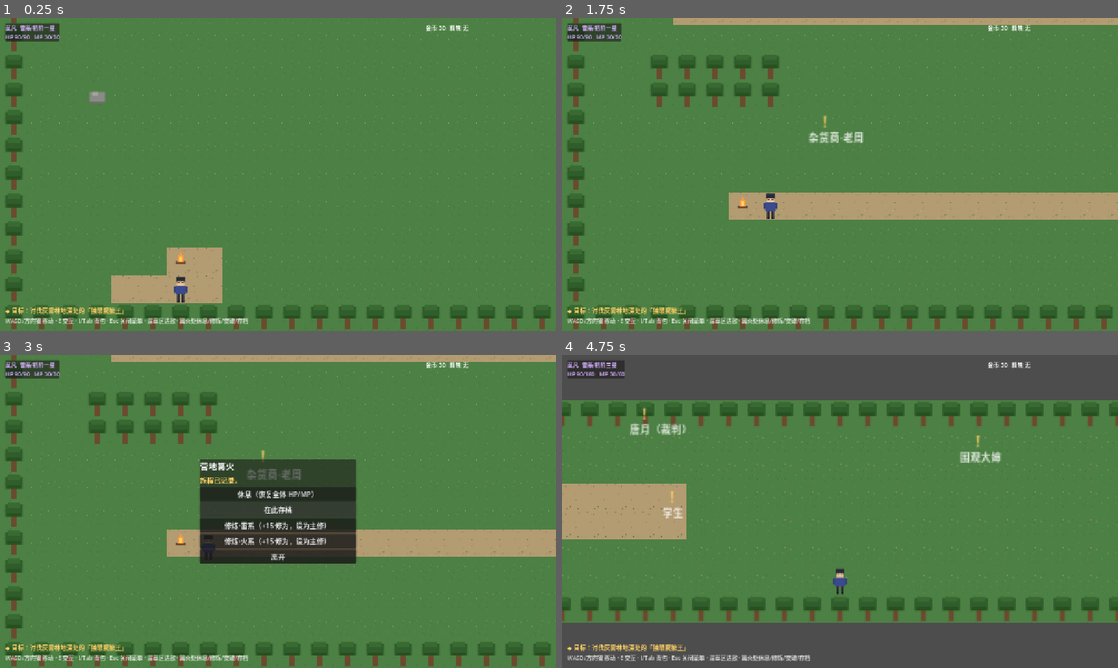
Above: before the commit, frames 1-4 (two rows, left to right).
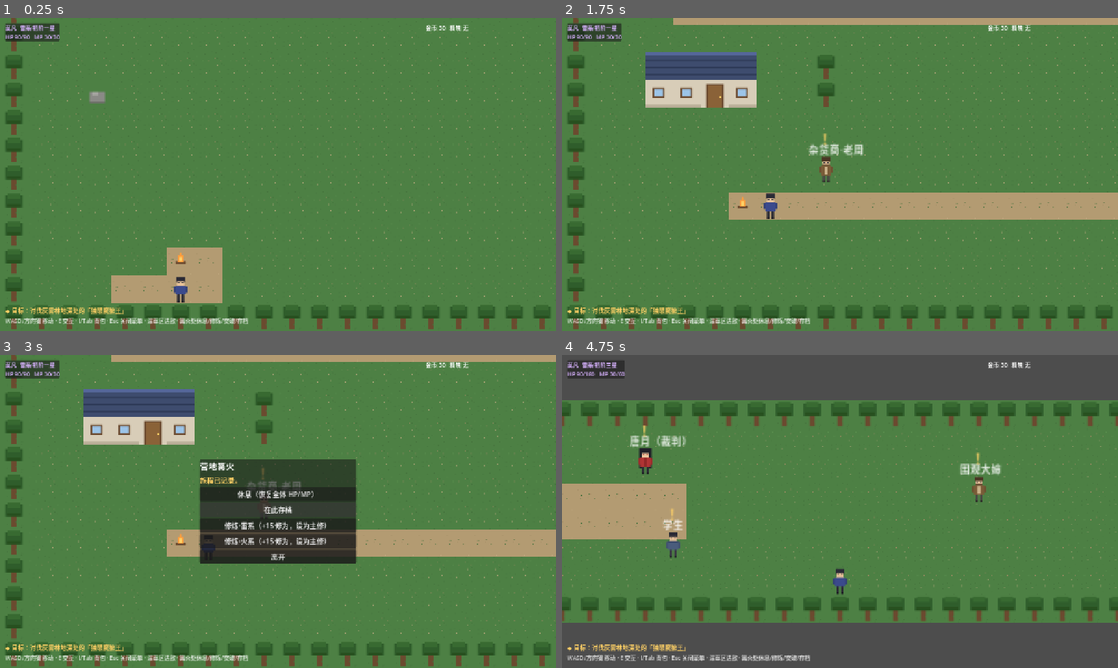
Above: after the commit, the same moments.

Repository: Lydocan/FullTimeMagic
Game: Godot game, scene res://tools/scene_smoke.tscn
Two runs of this game, one before a commit and one after it. Both use one fixed random seed, a clock stepped at 60 frames per second and the inputs below. This scene is started directly instead of the project's main scene.
Inputs (mouse positions are in pixels of both pictures, inside the frame that each line leads up to):
- Up to frame 1 (0.25 s): no input
- Up to frame 2 (1.75 s): tap Enter (ui_accept) at 0.5, 0.77 s; move the mouse to (962, 158) at 0.52 s; hold D (move_right) 0.53-1.25 s; hold E (interact) 0.53-1.25 s; click (962, 158) at 0.67 s; click "休息（恢复全体 HP/MP）" at 1.25 s
- Up to frame 3 (3 s): tap Enter (ui_accept) at 2, 2.27 s; move the mouse to (166, 527) at 2.02 s; hold S (move_down) 2.03-2.75 s; tap Space (attack) at 2.1 s; tap E (interact) at 2.3 s; click "在此存档" at 2.75 s
- Up to frame 4 (4.75 s): tap Enter (ui_accept) at 3.5 s; move the mouse to (895, 442) at 3.52 s; hold D (move_right) 3.53-4.25 s; hold Z (boost_cycle) 3.53-4.25 s; tap E (interact) at 3.8 s; click "修炼·雷系（+15 修为，设为主修）" at 4.25 s

The runs differ from the first frame. In frame 1, 1.1% of the frame differs, in the area x 2-100%, y 0-91%; in frame 2, 5.8%, in the area x 2-100%, y 0-90%; in frame 3, 5.2%; in frame 4, 2.2%.

Commit message:
feat: 博城建筑像素化与 NPC 交互取舍——按 E 对话、宇昂常驻、目标提示实时刷新
试玩反馈四连修：

- NPC 立绘缺失（真 bug）：npc.gd 只建了碰撞体+名字+「!」，texture
  参数一路传递却从未建 Sprite2D——补建精灵，脚底贴地偏移
- 学校像素化：瓦片集 6→11 种，新增 F(蓝瓦屋顶)/B(墙体)/D(门)/
  C(校舍红瓦)/U(尖塔) 均带碰撞；博城树块建筑全部换成立面——
  天澜高中为红瓦尖塔大楼（双塔+金顶饰），六栋民居蓝瓦立面
- NPC 交互取舍：对话一律按 E 主动触发（头顶「!」提示），移除
  穆宁雪/宇昂/唐月的隐形接近触发圈；场景事件（开场/决战台/
  狼王尸变）保留自动演出
- 宇昂生命周期：退场条件从"挑衅完"改为"决斗结束"（剧情离场），
  期间常驻校门口按阶段给闲聊台词
- 狼王→决斗衔接：前半完文案不再列"后续将推进"清单，唐月明示
  "打赢宇昂，地圣泉名额就是你的"，系统行指路天澜高中门口
- 修复目标提示滞留：剧情事件推进旗标后 HUD 不刷新（run_event
  收尾补 _refresh_hud），狼王战后旧目标一直挂到换图

- 场景冒烟 +3 项断言：靠近不自动触发/按 E 触发对话/事件后目标
  提示刷新；NPC 立绘渲染断言；108 项冒烟 + 14 项场景冒烟全绿
- lessons.md：踩坑 11（texture 传递≠消费，存在性校验≠生效校验）；
  P23 补目标提示滞留复发记录；踩坑 1 补护栏复发拦截记录
- 冒烟旗标表与教学战回归测试同步交互取舍

Co-Authored-By: Claude <noreply@anthropic.com>

Diff:
--- a/src/story/story_events.gd
+++ b/src/story/story_events.gd
@@ -91,7 +91,7 @@
 	await Dialogue.say("宇昂", "哟，这不是穆家的……未婚夫吗？双系觉醒，很风光啊。", COL_YU)
 	await Dialogue.say("宇昂", "可惜。博城能去地圣泉的名额只有一个。毕业决斗上，我会当众碾碎你的雷火把戏。", COL_YU)
 	await Dialogue.say("莫凡", "决斗台上见。到时候别哭。", COL_MO)
-	await Dialogue.say("", "（毕业决斗将在第一章后半上演——当前版本可先去城北林地修炼。）", COL_SYS)
+	await Dialogue.say("", "（宇昂虎视眈眈——先去灰雾林地变强，前路自会展开。）", COL_SYS)
 	ctx.set_flag("ch1_yuang_done")
 	ctx.unlock_player()
 
@@ -104,19 +104,27 @@
 	await Dialogue.say("唐月", "狼王的独眼在死后仍泛着紫光……这不是天然生成的妖兽。", COL_TANG)
 	await Dialogue.say("唐月", "有人在操控妖魔。这股气息……和传闻中「黑教廷」的手法很像。", COL_TANG)
 	await Dialogue.say("莫凡", "黑教廷？", COL_MO)
-	await Dialogue.say("唐月", "此事我会呈报判庭。你先回城休整——变强的路，还很长。", COL_TANG)
-	await Dialogue.say("", "—— 第一章·前半 完 ——\n（后续将推进：地圣泉修行、毕业决斗、博城之变）", COL_SYS)
+	await Dialogue.say("唐月", "此事我会呈报判庭。倒是你——回城之后，还有一件未了的事吧？", COL_TANG)
+	await Dialogue.say("莫凡", "嗯。跟宇昂的账——毕业决斗。", COL_MO)
+	await Dialogue.say("唐月", "以你如今猎杀狼王的身手，正好去会一会他。打赢他，地圣泉的名额就是你的。", COL_TANG)
+	await Dialogue.say("", "—— 第一章·前半 完 ——\n（去天澜高中门口，与宇昂做个了断）", COL_SYS)
 	ctx.set_flag("chapter1_half_done")
 	ctx.unlock_player()
 
 
-## 天澜高中门口：先宇昂挑衅，第一章前半完后触发毕业决斗约定。
+## 天澜高中门口：先宇昂挑衅，第一章前半完后触发毕业决斗约定；
+## 平时靠近给闲聊台词（宇昂在决斗结束、剧情离场前一直站在校门口）。
 static func school_gate(ctx) -> void:
 	if not ctx.flag("ch1_yuang_done"):
 		await yu_ang_taunt(ctx)
 		return
 	if not ctx.flag("duel_intro_done") and ctx.flag("chapter1_half_done"):
 		await graduation_duel_intro(ctx)
+		return
+	if ctx.flag("chapter1_half_done"):
+		await Dialogue.say("宇昂", "台上见分晓的话，我已经说完了。磨蹭什么？", COL_YU)
+		return
+	await Dialogue.say("宇昂", "地圣泉的名额只有一个。你练得再久，也只是给我递刀。", COL_YU)
 
 
 ## 毕业决斗·约定：天澜高中门口，赌上地圣泉名额（M3.1）。
--- a/src/world/bo_city/bo_city.gd
+++ b/src/world/bo_city/bo_city.gd
@@ -1,7 +1,7 @@
 extends "res://src/world/map_base.gd"
-## 博城：第一章主城。莫家（篝火/存档）、街道、天澜高中。
+## 博城：第一章主城。莫家（篝火/存档）、街道、天澜高中（红瓦尖塔大建筑）。
 ## 城内无遇敌；北门通灰雾林地。
-## 占位美术期：树块代表房屋与围墙，正式地图换编辑器制作。
+## 占位美术期：民居用 F(屋顶)/B(墙)/D(门)，学校用 C(红瓦)/U(尖塔)，树块为围墙。
 ##
 ## 注意：继承与剧情事件均按路径 preload，不依赖 class_name 全局缓存，
 ## 避免 .godot 缓存过期时报 "Could not find base class"。
@@ -10,21 +10,21 @@
 
 const MAP := [
 	"TTTTTTTTTT", "TTTTTTTTTT", "GTTTTTTTTT", "TTTTTTTTTT",
-	"TGGGGGGGGG", "GGGGGGGGGG", "PGGGGGGGGG", "GGGGGGGGGT",
-	"TGGGGGGGGG", "GTTTTTTGGG", "PGGGGGGGGG", "GGGGGGGGGT",
-	"TGGGGGGGGG", "GTTTTTTGGG", "PGGGGGGGGG", "GGGGGGGGGT",
-	"TGGGGGGGGG", "GTTTTTTGGG", "PGGGGGGGGG", "GGGGGGGGGT",
+	"TGGGGGGGGG", "GGGUUGGGGG", "PGGGGGGGGG", "GGGGGGGGGT",
+	"TGGGGGGGGG", "GCCCCCCGGG", "PGGGGGGGGG", "GGGGGGGGGT",
+	"TGGGGGGGGG", "GBBBBBBGGG", "PGGGGGGGGG", "GGGGGGGGGT",
+	"TGGGGGGGGG", "GBBDBBBGGG", "PGGGGGGGGG", "GGGGGGGGGT",
 	"TGGGGGGGGG", "GGGGGGGGGG", "PGGGGGGGGG", "GGGGGGGGGT",
 	"TGGGGGGGGG", "GGGGGGGGGG", "PGGGGGGGGG", "GGGGGGGGGT",
-	"TGGTTTTTGG", "GGGGGGGGGG", "PGGTTTTTGG", "GGTTTTTGGT",
-	"TGGTTTTTGG", "GGGGGGGGGG", "PGGTTTTTGG", "GGTTTTTGGT",
+	"TGGFFFFGGT", "GGGGGGGGGG", "PGGFFFFGGG", "GGFFFFFGGT",
+	"TGGBBDBGGT", "GGGGGGGGGG", "PGGBBDBGGG", "GGBBDBBGGT",
 	"TGGGGGGGGG", "GGGGGGGGGG", "PGGGGGGGGG", "GGGGGGGGGT",
 	"TGGGGGGGGG", "GGGGGGGGGG", "PGGGGGGGGG", "GGGGGGGGGT",
 	"TGGGGGGGGG", "GGGGGGGGGG", "PGGGGGGGGG", "GGGGGGGGGT",
 	"TGGGPPPPPP", "PPPPPPPPPP", "PPPPPPPPPP", "PPPPPPPPGT",
 	"TGGGGGGGGG", "GGGGGGGGGG", "PGGGGGGGGG", "GGGGGGGGGT",
-	"TGGTTTTTGG", "GGGGGGGGGG", "PGGTTTTTGG", "GGTTTTTGGT",
-	"TGGTTTTTGG", "GGGGGGGGGG", "PGGTTTTTGG", "GGTTTTTGGT",
+	"TGGFFFFGGT", "GGGGGGGGGG", "PGGFFFFGGG", "GGFFFFFGGT",
+	"TGGBBDBGGT", "GGGGGGGGGG", "PGGBBDBGGG", "GGBBDBBGGT",
 	"TGGGGGGGGG", "GGGGGGGGGG", "PGGGGGGGGG", "GGGGGGGGGT",
 	"TGGGGGGGGG", "GGGGGGGGGG", "PGGGGGGGGG", "GGGGGGGGGT",
 	"TGGGGGGGGG", "GGGGGGGGGG", "PGGGGGGGGG", "GGGGGGGGGT",
@@ -56,13 +56,9 @@
 func setup_triggers() -> void:
 	add_campfire(HOME_CELL)
 	add_portal(NORTH_GATE, GROVE_SCENE, Vector2i(7, 20))
-	# 序章：出生点自动触发（穿越 + 觉醒典礼）
+	# 序章：出生点自动触发（穿越 + 觉醒典礼——开场演出，非 NPC 对话）
 	add_trigger(SPAWN_CELL, 56.0, func() -> void: await Story.prologue(self))
-	# 天澜高中门口：先宇昂挑衅，前半完后触发毕业决斗约定（按旗标分发）
-	add_trigger(Vector2i(13, 6), 56.0, func() -> void: await Story.school_gate(self))
-	# 东街：重逢穆宁雪
-	add_trigger(Vector2i(30, 12), 56.0, func() -> void: await Story.meet_mu_ningxue(self))
-	# —— 剧情 NPC（事件演完后退场）——
+	# —— 剧情 NPC：对话一律按 E 主动触发（头顶「!」提示），不自动演出 ——
 	add_npc(Vector2i(8, 19), "res://assets/images/char_tangyue.png",
 			"唐月", "prologue_awaken_done",
 			func() -> void: await Story.prologue(self))
@@ -70,8 +66,8 @@
 			"穆宁雪", "ch1_mufu_done",
 			func() -> void: await Story.meet_mu_ningxue(self))
 	add_npc(Vector2i(13, 6), "res://assets/images/char_yuang.png",
-			"宇昂", "ch1_yuang_done",
-			func() -> void: await Story.yu_ang_taunt(self))
+			"宇昂", "duel_done",
+			func() -> void: await Story.school_gate(self))
 	# 杂货铺：消耗品与装备（经济闭环）
 	add_merchant(Vector2i(9, 18), "res://assets/images/char_merchant.png",
 			"杂货商·老周", [
--- a/src/world/map_base.gd
+++ b/src/world/map_base.gd
@@ -21,13 +21,18 @@
 	"mu_ningxue": "res://assets/images/char_muningxue.png",
 }
 
-# tiles_proto.png 的 6 格横向图块。
+# tiles_proto.png 的 11 格横向图块。
 const T_GRASS := Vector2i(0, 0)
 const T_TALL := Vector2i(1, 0)
 const T_PATH := Vector2i(2, 0)
 const T_TREE := Vector2i(3, 0)
 const T_ROCK := Vector2i(4, 0)
 const T_WATER := Vector2i(5, 0)
+const T_ROOF := Vector2i(6, 0)   # 'F' 屋顶（蓝瓦）
+const T_WALL := Vector2i(7, 0)   # 'B' 墙体
+const T_DOOR := Vector2i(8, 0)   # 'D' 门（建筑立面，不可进入）
+const T_SROOF := Vector2i(9, 0)  # 'C' 校舍红瓦
+const T_SPIRE := Vector2i(10, 0) # 'U' 校舍尖塔
 
 var player: CharacterBody2D
 var tilemap: TileMapLayer
@@ -176,6 +181,7 @@
 		player.input_enabled = true
 	_event_running = false
 	_retire_npcs()
+	_refresh_hud()  # 事件可能推进了剧情旗标，目标提示随之更新
 
 
 ## 事件收尾统一退场检查：hide_flag 已点亮的 NPC 当场离场。
@@ -208,11 +214,11 @@
 	var src := TileSetAtlasSource.new()
 	src.texture = load("res://assets/images/tiles_proto.png")
 	src.texture_region_size = Vector2i(TILE, TILE)
-	for i in 6:
+	for i in 11:
 		src.create_tile(Vector2i(i, 0))
 	# 先挂到 TileSet（图块数据才知道有几个物理层），再配置碰撞。
 	ts.add_source(src, 0)
-	for blocked in [T_TREE, T_ROCK, T_WATER]:
+	for blocked in [T_TREE, T_ROCK, T_WATER, T_ROOF, T_WALL, T_DOOR, T_SROOF, T_SPIRE]:
 		var td := src.get_tile_data(blocked, 0)
 		td.add_collision_polygon(0)
 		td.set_collision_polygon_points(0, 0, PackedVector2Array([
@@ -230,6 +236,11 @@
 				"T": coords = T_TREE
 				"R": coords = T_ROCK
 				"W": coords = T_WATER
+				"F": coords = T_ROOF
+				"B": coords = T_WALL
+				"D": coords = T_DOOR
+				"C": coords = T_SROOF
+				"U": coords = T_SPIRE
 			tilemap.set_cell(Vector2i(x, y), 0, coords)
 
 
@@ -294,6 +305,7 @@
 func _spawn_npc(n: Dictionary) -> void:
 	var npc: Area2D = NPC_SCRIPT.new()
 	npc.position = _cell_center(n["cell"])
+	npc.texture = load(n["texture"])
 	npc.display_name = n["name"]
 	npc.hide_flag = n["hide_flag"]
 	if n.has("wares"):
--- a/src/world/misty_grove/misty_grove.gd
+++ b/src/world/misty_grove/misty_grove.gd
@@ -66,11 +66,9 @@
 func setup_triggers() -> void:
 	add_campfire(CAMP_CELL)
 	add_portal(SOUTH_GATE, BO_CITY_SCENE, Vector2i(20, 2))
-	# 序章教学战（唐月指导；半径覆盖唐月 NPC 周身，战后归来可自动续演）
-	add_trigger(Vector2i(8, 17), 96.0, func() -> void: await Story.grove_tutorial(self))
-	# 讨伐狼王后的黑教廷线索
+	# 讨伐狼王后的黑教廷线索（场景事件：战归来到尸体旁自动演出，非 NPC 对话）
 	add_trigger(Vector2i(34, 13), 96.0, func() -> void: await Story.grove_after_boss(self))
-	# 唐月在林地入口等莫凡（教学战期间在场）
+	# 唐月在林地入口等莫凡（教学战期间在场，按 E 触发教学战）
 	add_npc(Vector2i(8, 18), "res://assets/images/char_tangyue.png",
 			"唐月", "prologue_done",
 			func() -> void: await Story.grove_tutorial(self))
--- a/src/world/npc.gd
+++ b/src/world/npc.gd
@@ -5,6 +5,7 @@
 ## 按 E 也可手动触发（与篝火同一交互通道）。剧情完成后 hide_flag 点亮，
 ## 地图会让人物退场（见 MapBase._spawn_npc）。
 
+var texture: Texture2D
 var display_name := ""
 var hide_flag := ""
 var event: Callable = Callable()
@@ -20,11 +21,16 @@
 	shape.shape = rect
 	add_child(shape)
 
+	var sprite := Sprite2D.new()
+	sprite.texture = texture
+	sprite.position = Vector2(0, -10)  # 站在格子中心，脚底贴地
+	add_child(sprite)
+
 	var name_label := Label.new()
 	name_label.text = display_name
 	name_label.add_theme_font_size_override("font_size", 12)
 	name_label.add_theme_color_override("font_color", Color(1, 1, 1, 0.85))
-	name_label.position = Vector2(-30, -56)
+	name_label.position = Vector2(-30, -42)
 	name_label.size = Vector2(60, 14)
 	name_label.horizontal_alignment = HORIZONTAL_ALIGNMENT_CENTER
 	add_child(name_label)
@@ -33,13 +39,13 @@
 	_mark.text = "!"
 	_mark.add_theme_font_size_override("font_size", 18)
 	_mark.add_theme_color_override("font_color", Color("ffd166"))
-	_mark.position = Vector2(-4, -80)
+	_mark.position = Vector2(-4, -60)
 	add_child(_mark)
 
 
 func _process(delta: float) -> void:
 	_bob_time += delta * 4.0
-	_mark.position.y = -80.0 + sin(_bob_time) * 3.0
+	_mark.position.y = -60.0 + sin(_bob_time) * 3.0
 
 
 func interact() -> void:
--- a/tools/gen_placeholder_art.gd
+++ b/tools/gen_placeholder_art.gd
@@ -39,10 +39,10 @@
 	print("生成 %s -> %s" % [name, "成功" if err == OK else "失败(%d)" % err])
 
 
-## 图块集：32px × 6（草地/深草/小径/树/岩石/水），横向排布。
+## 图块集：32px × 11（草地/深草/小径/树/岩石/水/屋顶/墙体/门/红瓦/尖塔），横向排布。
 func _tiles() -> void:
-	var img := _img(32 * 6, 32)
-	for i in 6:
+	var img := _img(32 * 11, 32)
+	for i in 11:
 		var ox := i * 32
 		match i:
 			0: # 草地
@@ -76,6 +76,33 @@
 				_rect(img, ox + 4, 7, 10, 1, Color("5586b8"))
 				_rect(img, ox + 16, 15, 12, 1, Color("5586b8"))
 				_rect(img, ox + 8, 24, 9, 1, Color("4d7cae"))
+			6: # 屋顶（蓝瓦，阻挡）
+				_rect(img, ox, 0, 32, 32, Color("3e4c6e"))
+				_rect(img, ox, 0, 32, 3, Color("55679a"))
+				for ry in [8, 16, 24]:
+					_rect(img, ox, ry, 32, 2, Color("2e3a57"))
+			7: # 墙体（米白 + 木框窗，阻挡）
+				_rect(img, ox, 0, 32, 32, Color("d8cdb8"))
+				_rect(img, ox, 28, 32, 4, Color("b8ac96"))
+				_rect(img, ox + 8, 8, 14, 12, Color("6b4a2f"))
+				_rect(img, ox + 10, 10, 10, 8, Color("9cc4e8"))
+			8: # 门（墙体 + 拱形木门，阻挡）
+				_rect(img, ox, 0, 32, 32, Color("d8cdb8"))
+				_rect(img, ox + 6, 4, 20, 28, Color("6b4a2f"))
+				_rect(img, ox + 8, 6, 16, 26, Color("8a6238"))
+				_rect(img, ox + 21, 18, 2, 2, Color("ffd166"))
+			9: # 校舍红瓦（阻挡）
+				_rect(img, ox, 0, 32, 32, Color("a03c3c"))
+				_rect(img, ox, 0, 32, 3, Color("c25858"))
+				for ry in [8, 16, 24]:
+					_rect(img, ox, ry, 32, 2, Color("7c2c2c"))
+			10: # 校舍尖塔（红瓦金字塔 + 金顶饰，阻挡）
+				_rect(img, ox, 14, 32, 18, Color("a03c3c"))
+				for r in 7:
+					var w := 8 + r * 4
+					_rect(img, ox + (32 - w) / 2, r * 2, w, 2, Color("a03c3c"))
+					_rect(img, ox + (32 - w) / 2, r * 2 + 1, w, 1, Color("7c2c2c"))
+				_rect(img, ox + 14, 0, 4, 3, Color("ffd166"))
 	_save(img, "tiles_proto.png")
 
 
--- a/tools/scene_smoke.gd
+++ b/tools/scene_smoke.gd
@@ -36,7 +36,7 @@
 				path.get_file(), tiles.get_used_cells().size(), player.global_position])
 		scene.free()
 		await get_tree().process_frame
-	var trig_ok: bool = await _test_walk_trigger_and_story_battle()
+	var trig_ok: bool = await _test_npc_interact_and_story_battle()
 	ok = trig_ok and ok
 	var fw_ok: bool = await _test_followers()
 	ok = fw_ok and ok
@@ -110,21 +110,36 @@
 		GameState.new_game()
 		await get_tree().process_frame
 		return false
+	# 立绘渲染断言：NPC 必须真的画出人物（曾有 texture 参数收了但没建精灵）
+	var sprite_ok := false
+	for child in npc.get_children():
+		if child is Sprite2D and child.texture != null:
+			sprite_ok = true
+	if sprite_ok:
+		print("  PASS  NPC 立绘已渲染（贴图非空）")
+	else:
+		printerr("  FAIL  NPC 缺少立绘精灵")
 	GameState.flags["ch1_mufu_done"] = true  # 模拟剧情已完成
-	var player: Node2D = city.get("player")
-	player.global_position = city._cell_center(Vector2i(29, 12))
-	city._on_player_moved(1.0)  # 走入剧情圈 → 事件快速返回 → 收尾退场
-	await get_tree().process_frame
-	await get_tree().process_frame
+	var obj_before: String = (city.get("_objective_label") as Label).text
+	npc.interact()  # 按 E → 事件快速返回（旗标守卫）→ 收尾退场
+	await get_tree().process_frame
+	await get_tree().process_frame
+	# 事件推进旗标后目标提示必须刷新（曾滞留入场时的旧目标）
+	var obj_after: String = (city.get("_objective_label") as Label).text
+	var hint_ok: bool = obj_after == "◆ " + (city._objective_text() as String) and obj_before != obj_after
+	if hint_ok:
+		print("  PASS  事件后目标提示已刷新")
+	else:
+		printerr("  FAIL  目标提示未随事件刷新（%s → %s）" % [obj_before, obj_after])
 	var gone: bool = not is_instance_valid(npc) and is_instance_valid(merchant)
 	if gone:
-		print("  PASS  事件收尾后 NPC 退场（走动触发路径，常驻商人不受影响）")
+		print("  PASS  事件收尾后 NPC 退场（按 E 路径，常驻商人不受影响）")
 	else:
 		printerr("  FAIL  NPC 未随事件收尾退场")
 	city.free()
 	GameState.new_game()
 	await get_tree().process_frame
-	return gone
+	return gone and sprite_ok and hint_ok
 
 
 ## 队伍跟随：入队成员在地图上以跟随者登场（链式，数量 = 队伍人数 - 1）。
@@ -167,10 +182,10 @@
 	return solo_ok and instant_ok and duo_ok
 
 
-## 专项回归：①走动触发（此前只在入场瞬间检查，剧情点走路永远打不开）；
+## 专项回归：①NPC 对话只按 E 主动触发（曾一靠近就自动演出）；
 ## ②剧情战绕过事件互斥守卫（此前被 _event_running 拦下，教学战开不出来）。
-func _test_walk_trigger_and_story_battle() -> bool:
-	print("[走动触发与剧情战]")
+func _test_npc_interact_and_story_battle() -> bool:
+	print("[NPC交互与剧情战]")
 	var ok := true
 	# 摘掉穆宁雪旗标，让事件真正挂起在对话上（无头环境不会推进）
 	GameState.flags.erase("ch1_mufu_done")
@@ -178,13 +193,26 @@
 	add_child(city)
 	await get_tree().create_timer(1.5).timeout  # 覆盖 _apply_entry_position 计时
 	var player: Node2D = city.get("player")
-	player.global_position = city._cell_center(Vector2i(29, 12))  # 穆宁雪触发圈内
+	player.global_position = city._cell_center(Vector2i(29, 12))  # 站到穆宁雪身旁
 	city._on_player_moved(1.0)
+	var not_fired: bool = not city._event_running
+	if not_fired:
+		print("  PASS  靠近 NPC 不自动触发对话")
+	else:
+		printerr("  FAIL  靠近 NPC 仍自动触发对话")
+		ok = false
+	# 找到穆宁雪 NPC，模拟按 E
+	var npc: Area2D = null
+	for node in (city.get("_npc_nodes") as Array):
+		if node.hide_flag == "ch1_mufu_done":
+			npc = node
+	if npc != null:
+		npc.interact()
 	var fired: bool = city._event_running
 	if fired:
-		print("  PASS  走入剧情圈触发事件（穆宁雪·东街）")
-	else:
-		printerr("  FAIL  走入剧情圈未触发事件")
+		print("  PASS  按 E 触发对话（穆宁雪·东街）")
+	else:
+		printerr("  FAIL  按 E 未触发对话")
 		ok = false
 	# 守卫分支：演出中随机遭遇被拦、剧情战放行
 	city._menu = null
--- a/tools/smoke_test.gd
+++ b/tools/smoke_test.gd
@@ -16,7 +16,7 @@
 	"res://src/world/misty_grove/misty_grove.tscn": "res://src/world/misty_grove/misty_grove.gd",
 	"res://src/world/arena/duel_arena.tscn": "res://src/world/arena/duel_arena.gd",
 }
-const BLOCKED := "TRW"  # 树/岩石/水为阻挡格
+const BLOCKED := "TRWFBD"  # 树/岩石/水/屋顶/墙/门为阻挡格
 
 ## 按路径引用基类，避免 class_name 全局缓存过期时解析失败
 const MapBaseScript := preload("res://src/world/map_base.gd")
@@ -366,7 +366,7 @@
 ## 剧情引导：NPC 注册完整性（站格可通行/退场旗标有效/立绘存在）与目标提示推进。
 func _test_npc_and_objective() -> void:
 	print("[剧情引导]")
-	var known_flags := ["prologue_awaken_done", "prologue_done", "ch1_mufu_done", "ch1_yuang_done"]
+	var known_flags := ["prologue_awaken_done", "prologue_done", "ch1_mufu_done", "ch1_yuang_done", "duel_done"]
 	var npc_total := 0
 	var npc_ok := true
 	for scene_path in MAP_SCRIPTS:
Binary file changed: assets/images/tiles_proto.png
Not shown, changed: README.md
Not shown, changed: docs/gameplay.md
Not shown, changed: docs/lessons.md
